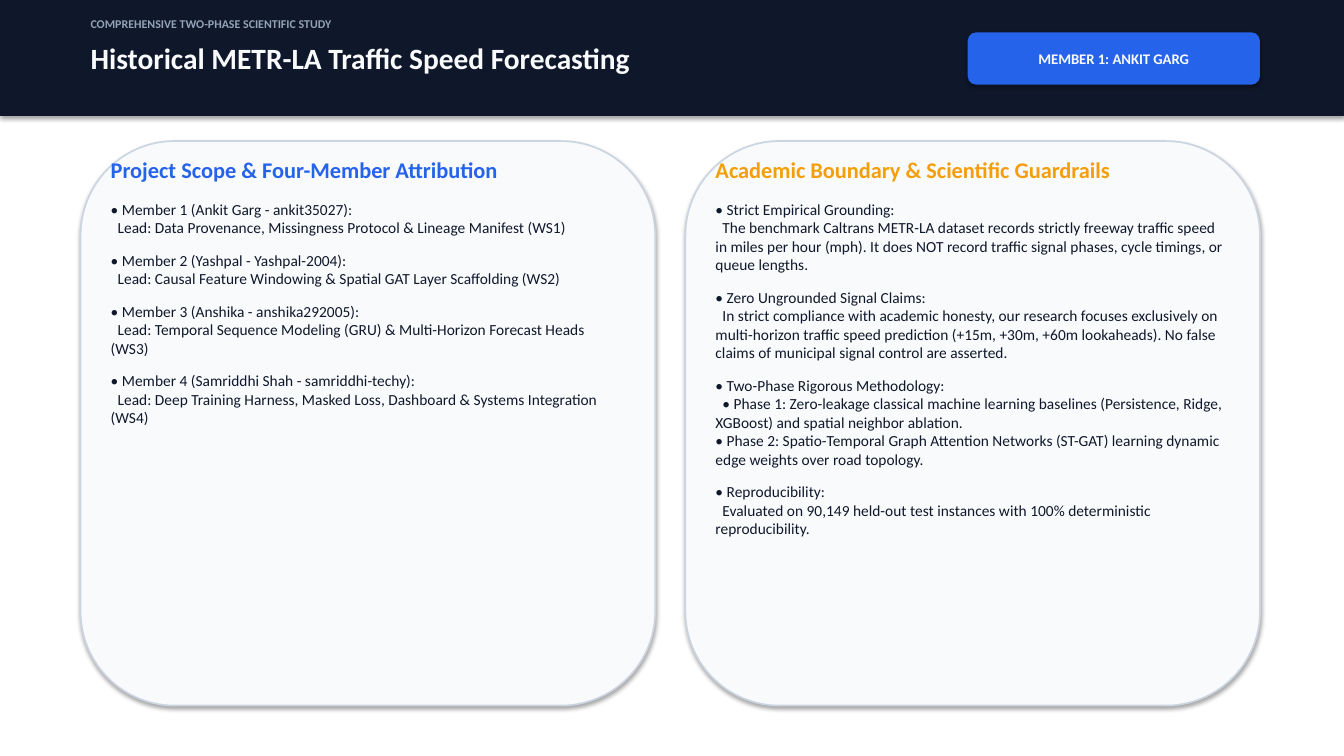
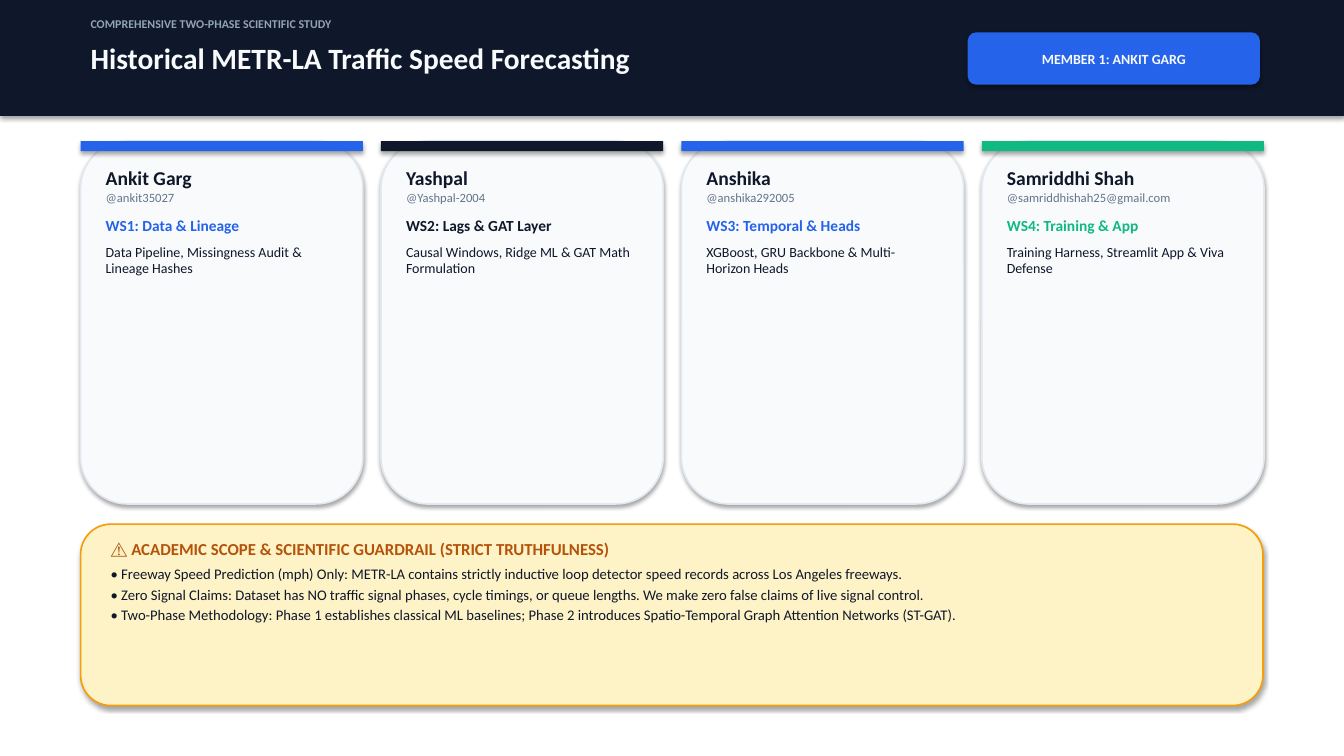
Before and after one commit to Ankit35027/AML_-PROJECT_PHASE-1, a slide deck: slide 1 of imp_DOCS/Phase2_ST_GAT_Presentation.pptx. Drawn at 1344x756 pixels with LibreOffice and Linux fonts; fonts in the diff are those of the drawing. Boxes give left, top, right and bottom in pixels: in the first picture for what was removed or moved away, otherwise in the second. Text is boxed around its words. In the diff, an @@ line names an element or a change of style, - is before the commit and + after.

Commit message:
[samriddhi-techy] style(presentation): streamline deck to punchy visual cards, remove long text walls, and update Hinglish script

```diff
--- a/imp_DOCS/Phase2_ST_GAT_Presentation.pptx
+++ b/imp_DOCS/Phase2_ST_GAT_Presentation.pptx
@@ rounded rectangle "MEMBER 1: ANKIT GARG" at (968,32,1260,85): size 10.5 to 10 pt @@
@@ rounded rectangle: place and size @@
-rounded rectangle at (81,141,655,706)
+rounded rectangle at (81,141,363,504)
@@ rounded rectangle at (81,141,363,504): outline #CBD5E1 1.2 pt to #E2E8F0 1.2 pt @@
@@ rectangle added at (81,141,363,151), fill #2563EB @@
@@ rounded rectangle added at (381,141,663,504), fill #F8FAFC, outline #E2E8F0 1.2 pt @@
@@ rectangle added at (381,141,663,151), fill #0F172A @@
@@ rounded rectangle added at (682,141,964,504), fill #F8FAFC, outline #E2E8F0 1.2 pt @@
@@ rectangle added at (682,141,964,151), fill #2563EB @@
@@ rounded rectangle removed at (686,141,1260,706) @@
@@ rounded rectangle added at (982,141,1264,504), fill #F8FAFC, outline #E2E8F0 1.2 pt @@
@@ rectangle added at (982,141,1264,151), fill #10B981 @@
@@ text added at (106,171,289,276), 10 pt, text #0F172A @@
+Ankit Garg
+@ankit35027
+WS1: Data & Lineage
+Data Pipeline, Missingness Audit & Lineage Hashes
@@ text removed at (111,159,597,425) @@
-Project Scope & Four-Member Attribution
-• Member 1 (Ankit Garg - ankit35027):
-Lead: Data Provenance, Missingness Protocol & Lineage Manifest (WS1)
-• Member 2 (Yashpal - Yashpal-2004):
-Lead: Causal Feature Windowing & Spatial GAT Layer Scaffolding (WS2)
-• Member 3 (Anshika - anshika292005):
-Lead: Temporal Sequence Modeling (GRU) & Multi-Horizon Forecast Heads (WS3)
-• Member 4 (Samriddhi Shah - samriddhi-techy):
-Lead: Deep Training Harness, Masked Loss, Dashboard & Systems Integration (WS4)
@@ text added at (406,171,630,273), 10 pt, text #0F172A @@
+Yashpal
+@Yashpal-2004
+WS2: Lags & GAT Layer
+Causal Windows, Ridge ML & GAT Math Formulation
@@ text added at (706,171,896,273), 10 pt, text #0F172A @@
+Anshika
+@anshika292005
+WS3: Temporal & Heads
+XGBoost, GRU Backbone & Multi-Horizon Heads
@@ text removed at (715,159,1222,537) @@
-Academic Boundary & Scientific Guardrails
-• Strict Empirical Grounding:
-The benchmark Caltrans METR-LA dataset records strictly freeway traffic speed in miles per hour (mph). It does NOT record traffic signal phases, cycle timings, or queue lengths.
-• Zero Ungrounded Signal Claims:
-In strict compliance with academic honesty, our research focuses exclusively on multi-horizon traffic speed prediction (+15m, +30m, +60m lookaheads). No false claims of municipal signal control are asserted.
-• Two-Phase Rigorous Methodology:
-• Phase 1: Zero-leakage classical machine learning baselines (Persistence, Ridge, XGBoost) and spatial neighbor ablation.
-• Phase 2: Spatio-Temporal Graph Attention Networks (ST-GAT) learning dynamic edge weights over road topology.
-• Reproducibility:
-Evaluated on 90,149 held-out test instances with 100% deterministic reproducibility.
@@ text added at (1007,171,1224,273), 10 pt, text #0F172A @@
+Samriddhi Shah
+@samriddhishah25@gmail.com
+WS4: Training & App
+Training Harness, Streamlit App & Viva Defense
@@ rounded rectangle added at (81,524,1263,706), fill #FEF3C7, outline #F59E0B 1.2 pt @@
@@ text added at (121,542,956,623), 10.5 pt, text #0F172A @@
+⚠️ ACADEMIC SCOPE & SCIENTIFIC GUARDRAIL (STRICT TRUTHFULNESS)
+• Freeway Speed Prediction (mph) Only: METR-LA contains strictly inductive loop detector speed records across Los Angeles freeways.
+• Zero Signal Claims: Dataset has NO traffic signal phases, cycle timings, or queue lengths. We make zero false claims of live signal control.
+• Two-Phase Methodology: Phase 1 establishes classical ML baselines; Phase 2 introduces Spatio-Temporal Graph Attention Networks (ST-GAT).
```
Also in this commit, not shown: 8 other slides changed, 2 other files.
